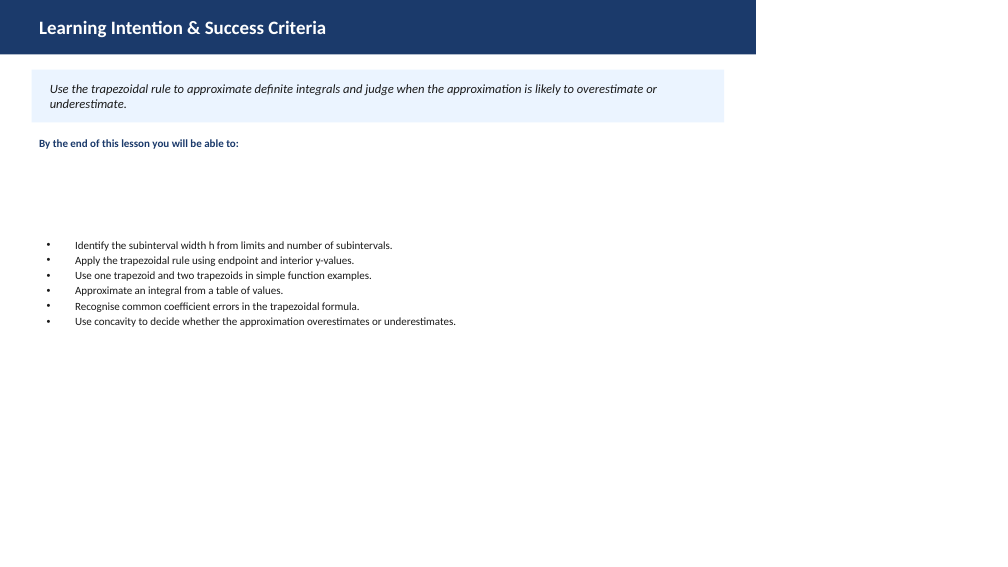
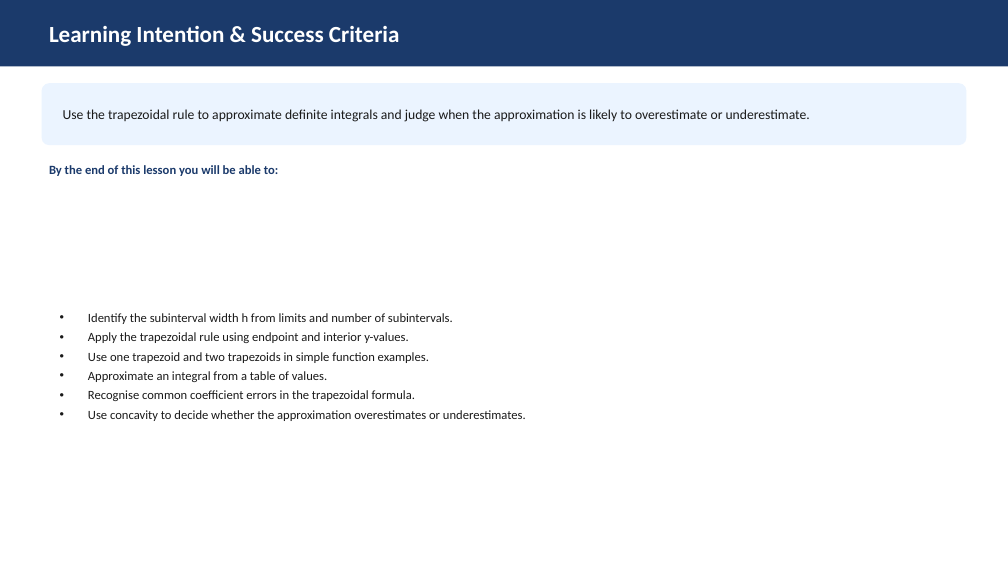
Before and after one commit to xiharbingerix/hsc-maths-coach, a slide deck: slide 2 of generated-slides/year-12-advanced/further-integral-calculus/trapezoidal-rule.pptx. Drawn at 1008x567 pixels with LibreOffice and Linux fonts; fonts in the diff are those of the drawing. Boxes give left, top, right and bottom in pixels: in the first picture for what was removed or moved away, otherwise in the second. Text is boxed around its words. In the diff, an @@ line names an element or a change of style, - is before the commit and + after.

```diff
--- a/generated-slides/year-12-advanced/further-integral-calculus/trapezoidal-rule.pptx
+++ b/generated-slides/year-12-advanced/further-integral-calculus/trapezoidal-rule.pptx
@@ rectangle: place and size @@
-rectangle at bbox=[0, 0, 756, 54]
+rectangle at bbox=[0, 0, 1008, 67]
@@ text "Learning Intention & Success Criteria": place and size @@
-text "Learning Intention & Success Criteria" at bbox=[39, 20, 326, 37]
+text "Learning Intention & Success Criteria" at bbox=[49, 26, 400, 46]
@@ text "Learning Intention & Success Criteria" at bbox=[49, 26, 400, 46]: size 18 to 22 pt @@
@@ rounded rectangle: place and size @@
-rounded rectangle at bbox=[32, 70, 724, 123]
+rounded rectangle at bbox=[42, 83, 966, 145]
@@ rounded rectangle at bbox=[42, 83, 966, 145]: rectangle to rounded rectangle @@
@@ text "Use the trapezoidal rule to ...": place and size @@
-text "Use the trapezoidal rule to ..." at bbox=[50, 84, 657, 108]
+text "Use the trapezoidal rule to ..." at bbox=[63, 109, 810, 122]
@@ text "Use the trapezoidal rule to ..." at bbox=[63, 109, 810, 122]: size 12 to 13 pt, italic off @@
@@ text "By the end of this ...": place and size @@
-text "By the end of this ..." at bbox=[39, 139, 239, 149]
+text "By the end of this ..." at bbox=[49, 165, 278, 176]
@@ text "By the end of this ..." at bbox=[49, 165, 278, 176]: size 10.5 to 12 pt @@
@@ text "Identify the subinterval width h ...": place and size @@
-text "Identify the subinterval width h ..." at bbox=[75, 241, 456, 327]
+text "Identify the subinterval width h ..." at bbox=[88, 313, 526, 421]
@@ text "Identify the subinterval width h ..." at bbox=[88, 313, 526, 421]: size 10.5 to 12 pt; more space between paragraphs @@
```
Also in this commit, not shown: 9 other slides changed, 1 slide added, 1 slide removed, 11 other files.
